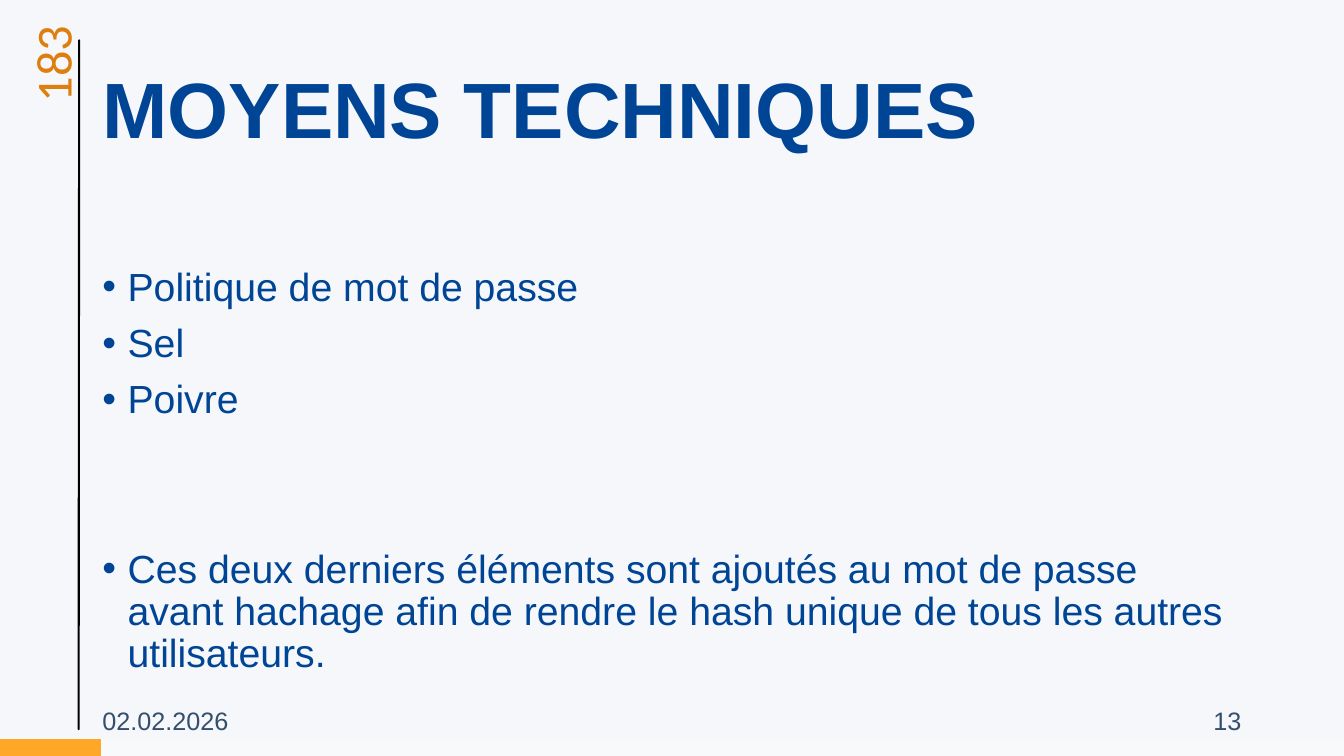
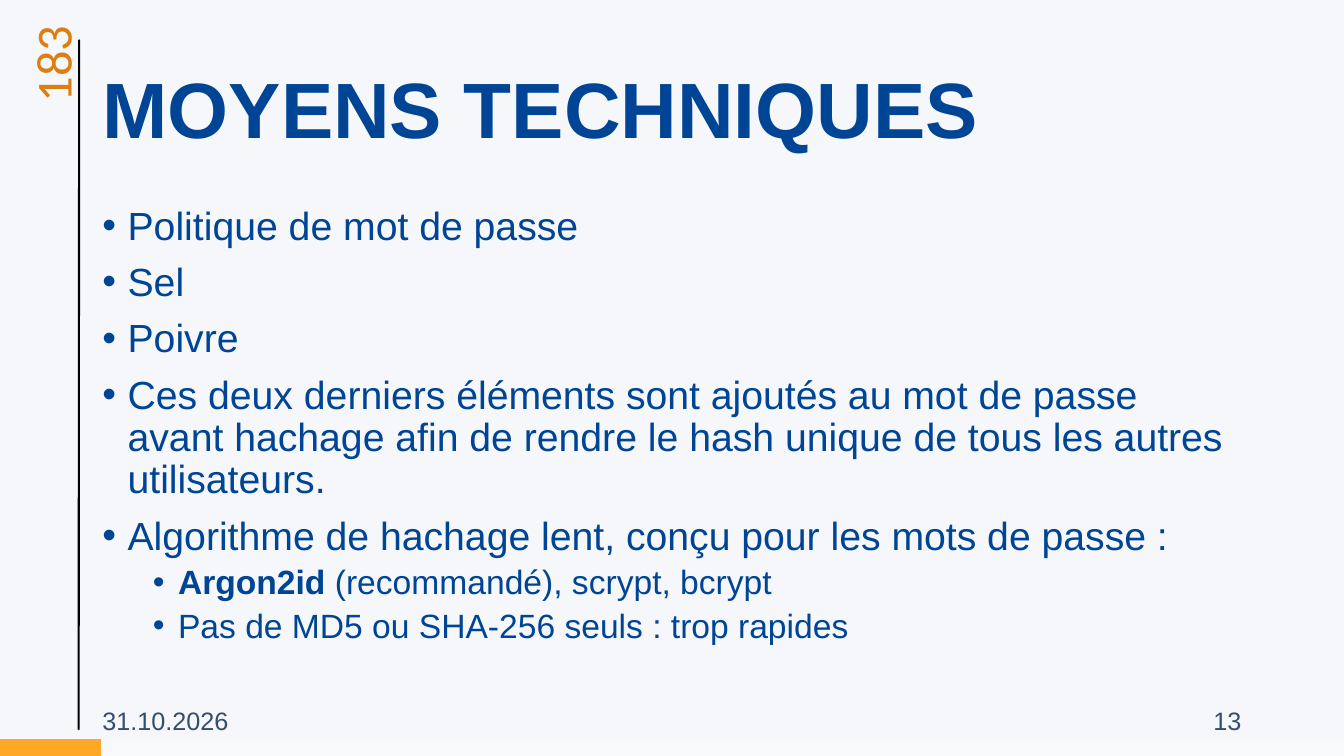
Before and after one commit to ETML-INF/183-SecuriteApplication, a slide deck: slide 13 of supports/02-Auth.pptx. Drawn at 1344x756 pixels with LibreOffice and Linux fonts; fonts in the diff are those of the drawing; background and template pictures are left out. Boxes give left, top, right and bottom in pixels: in the first picture for what was removed or moved away, otherwise in the second. Text is boxed around its words. In the diff, an @@ line names an element or a change of style, - is before the commit and + after.

Commit message:
feat(2026): mise à jour pour 2026
- ia
- docker bumps
- améliorations mineures en lien avec owase2025

```diff
--- a/supports/02-Auth.pptx
+++ b/supports/02-Auth.pptx
@@ text at [128, 521, 1147, 645]: paragraphs added @@
+• Algorithme de hachage lent, conçu pour les mots de passe :
+  • Argon2id (recommandé), scrypt, bcrypt
+  • Pas de MD5 ou SHA-256 seuls : trop rapides
@@ text at [102, 712, 228, 731]: text changed @@
-02.02.2026
+31.10.2026
```
Also in this commit, not shown: 31 other slides changed, 29 other files.
